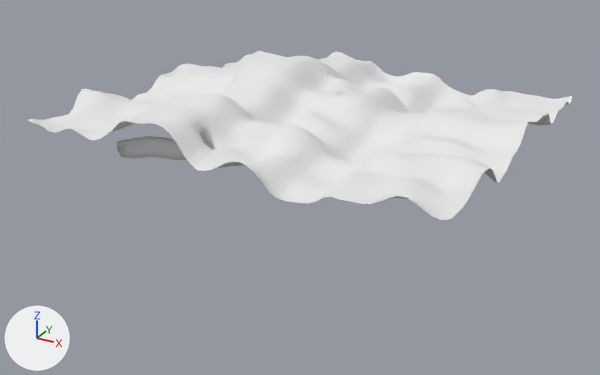
Two versions of the Blender file assets/scenes/sas_0.blend, one commit apart.
Camera for both pictures: a 50 mm lens placed at (139.0, -273.0, 87.0), pointed at (-4.0, -13.0, -43.0). Every picture has the same lights, and +X, +Y and +Z are marked at lower left.

The first picture shows 'sas_0'.
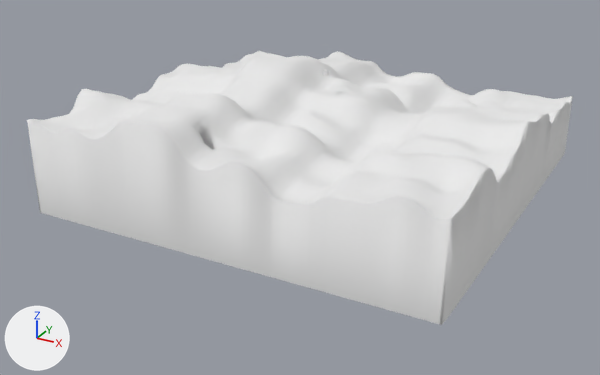
Commit message: added bottom mesh to sas_0

Diff of the bpy script that builds the scene:
```diff
--- a/assets/scenes/sas_0.blend.py
+++ b/assets/scenes/sas_0.blend.py
@@ me_sas_0 @@
 # used by ob_sas_0; location = (0.0, 0.0, 0.0)
-me_sas_0.from_pydata(...)  # 4024 vertices, 3902 faces; spans x -78.0..78.0, y -78.0..78.0, z -28.0..1.0
+me_sas_0.from_pydata(...)  # 4272 vertices, 4151 faces; spans x -78.0..78.0, y -77.0..77.0, z -44.0..1.0
+# me_sas_0 part 1: 97 vertices moved from x -72.0..72.0, y -78.0..78.0, z -21.0..-1.0 to x -72.0..72.0, y -77.0..77.0, z -44.0..-1.0; 19 vertices removed from x -72.0..72.0, y -78.0..78.0, z -21.0..-8.0; 267 vertices added at x -78.0..78.0, y -77.0..77.0, z -44.0..-8.0
 me_sas_0.materials.append(mat_sas_0_mat)
```

Changed parts and their boxes [x1, y1, x2, y2] in the pictures (600 x 375 px):
'sas_0', reshaped (62% taller)
    before: [28, 51, 573, 220]
    after: [27, 50, 573, 325]
part 1 of me_sas_0, built on
    before: [35, 52, 566, 220]
    after: [27, 51, 572, 325]
